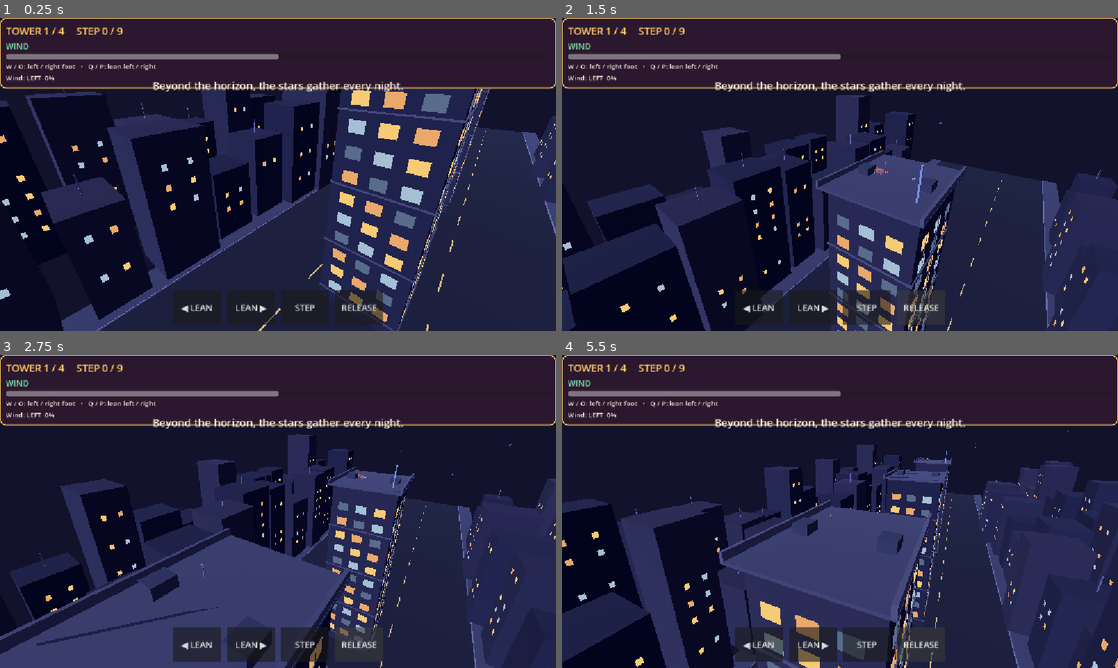
Above: before the commit, frames 1-4 (two rows, left to right).
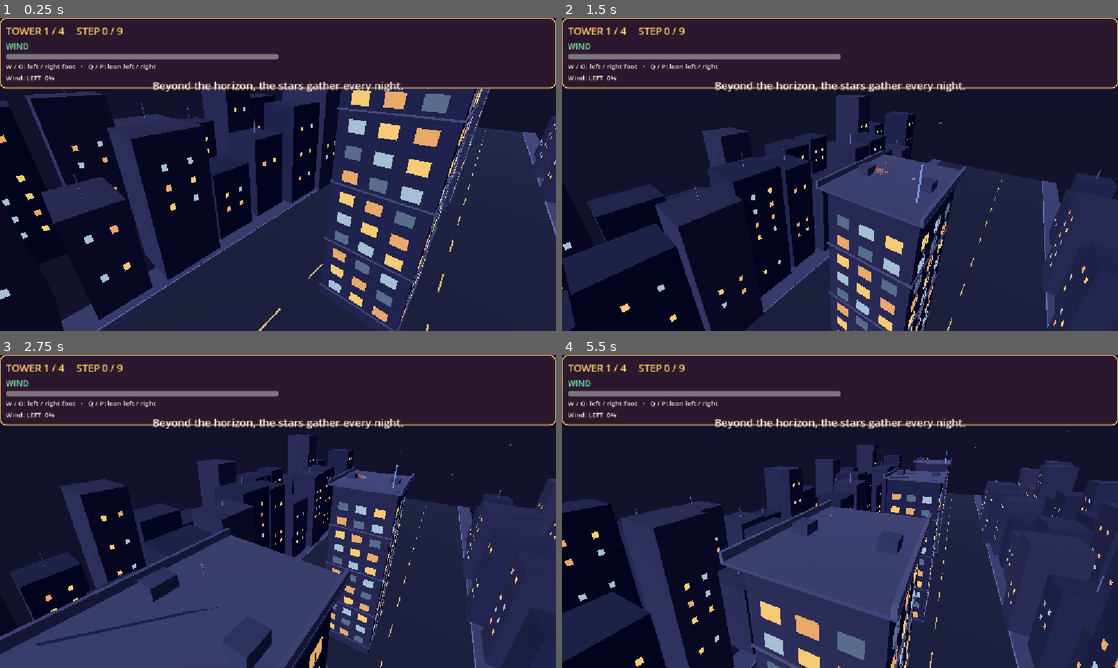
Above: after the commit, the same moments.

Repository: Ady-computerscience/tightrope_walker_alpha
Game: Godot game, scene res://scenes/main.tscn
The game is run twice, just before and just after one commit, with the same random seed, the same clock (stepped at 60 frames per second) and the same inputs.
Inputs (mouse positions are in pixels of both pictures, inside the frame that each line leads up to):
- Up to frame 1 (0.25 s): no input
- Up to frame 2 (1.5 s): click (867, 309) at 0.5 s, where only the run before the commit has a clickable "STEP"; click (923, 309) at 1.25 s, where only the run before the commit has a clickable "RELEASE"
- Up to frame 3 (2.75 s): tap Enter at 2 s; hold P (lean_right) from 2.03 s (still down); tap Space (release) at 2.1 s
- Up to frame 4 (5.5 s): release P (lean_right) at 2.78 s; hold Q (lean_left) 2.78-3.53 s; tap Space (release) at 2.85, 3.8, 4.35, 5.1 s; hold P (lean_right) 3.53-5.03 s; tap E at 3.6 s; hold Q (lean_left) from 5.03 s (still down)

The runs differ from the first frame. In frame 1, 0.9% of the frame differs, in the area x 32-69%, y 86-98%; in frame 2, 1.9%; in frame 3, 2.5%; in frame 4, 3.1%, in the area x 31-68%, y 86-98%.

Commit message:
Remove control buttons
Previously there were movement buttons at the bottom of the screen (lean
L/R, step L/R). These have been replaced by keybinds W/O; Q/P.

Diff:
--- a/scripts/game.gd
+++ b/scripts/game.gd
@@ -42,8 +42,6 @@
 var outro_elapsed := 0.0
 var mode := "intro"
 var paused := false
-var touch_left := false
-var touch_right := false
 var best_time := INF
 var camera_position := Vector3.ZERO
 var camera_look := Vector3.ZERO
@@ -58,10 +56,6 @@
 	_build_world()
 	hud = HudScene.new()
 	add_child(hud)
-	hud.lean_left.connect(func(value: bool) -> void: touch_left = value)
-	hud.lean_right.connect(func(value: bool) -> void: touch_right = value)
-	hud.step_requested.connect(_step)
-	hud.release_requested.connect(_release)
 	hud.replay_requested.connect(_restart)
 	hud.stargaze_requested.connect(_stargaze)
 	hud.pause_requested.connect(_toggle_pause)
@@ -183,9 +177,7 @@
 
 
 func _lean_input() -> float:
-	var keyboard := Input.get_axis("lean_left", "lean_right")
-	var touch := float(int(touch_right) - int(touch_left))
-	return clampf(keyboard + touch, -1.0, 1.0)
+	return Input.get_axis("lean_left", "lean_right")
 
 
 func _step_pressed() -> bool:
--- a/scripts/game_hud.gd
+++ b/scripts/game_hud.gd
@@ -1,11 +1,7 @@
 class_name GameHUD
 extends CanvasLayer
-## Screen controls and status for keyboard, gamepad, and touch players.
+## On-screen status and menus for keyboard and gamepad players.
 
-signal lean_left(pressed: bool)
-signal lean_right(pressed: bool)
-signal step_requested
-signal release_requested
 signal replay_requested
 signal stargaze_requested
 signal pause_requested
@@ -25,7 +21,6 @@
 var _win: PanelContainer
 var _win_text: Label
 var _paused: PanelContainer
-var _controls: HBoxContainer
 
 
 func _ready() -> void:
@@ -57,12 +52,10 @@
 func show_win(seconds: float, falls: int, best_time: float) -> void:
 	_win_text.text = "YOU CROSSED THE SKY\n\nTime: %.1f s    Falls: %d\nBest: %.1f s" % [seconds, falls, best_time]
 	_win.visible = true
-	_controls.visible = false
 
 
 func hide_win() -> void:
 	_win.visible = false
-	_controls.visible = true
 
 
 func set_paused(value: bool) -> void:
@@ -116,28 +109,6 @@
 	_toast.horizontal_alignment = HORIZONTAL_ALIGNMENT_CENTER
 	_toast.visible = false
 	root.add_child(_toast)
-
-	_controls = HBoxContainer.new()
-	_controls.set_anchors_preset(Control.PRESET_BOTTOM_WIDE)
-	_controls.offset_top = -84.0
-	_controls.offset_bottom = -12.0
-	_controls.alignment = BoxContainer.ALIGNMENT_CENTER
-	_controls.add_theme_constant_override("separation", 12)
-	root.add_child(_controls)
-	var left := _button("◀ LEAN")
-	_controls.add_child(left)
-	left.button_down.connect(func() -> void: lean_left.emit(true))
-	left.button_up.connect(func() -> void: lean_left.emit(false))
-	var right := _button("LEAN ▶")
-	_controls.add_child(right)
-	right.button_down.connect(func() -> void: lean_right.emit(true))
-	right.button_up.connect(func() -> void: lean_right.emit(false))
-	var step_button := _button("STEP")
-	_controls.add_child(step_button)
-	step_button.pressed.connect(func() -> void: step_requested.emit())
-	var release_button := _button("RELEASE")
-	_controls.add_child(release_button)
-	release_button.pressed.connect(func() -> void: release_requested.emit())
 
 	_win = PanelContainer.new()
 	_win.set_anchors_preset(Control.PRESET_CENTER)
